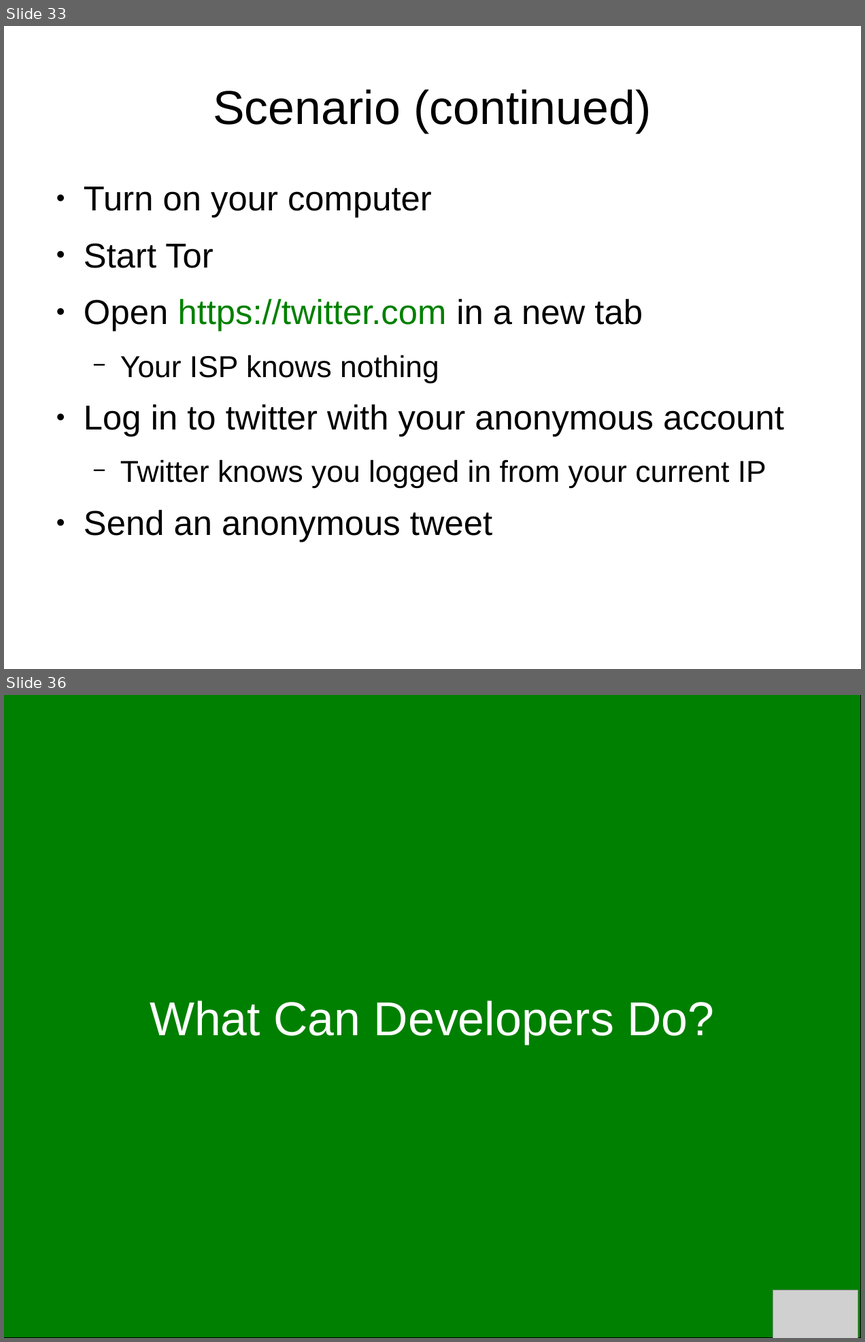
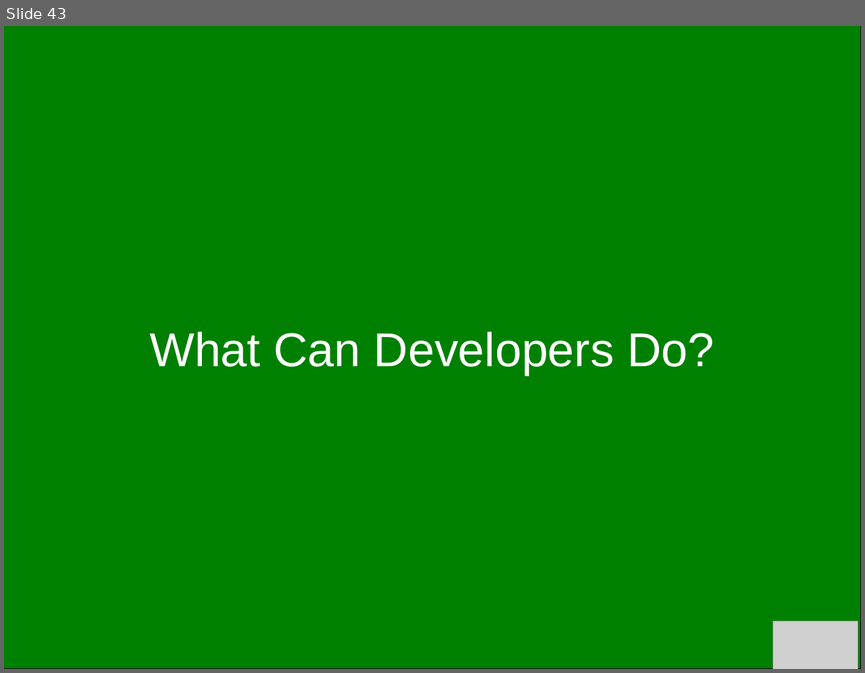
Before and after one commit to bendechrai/preso-security-privacy-anonymity, a slide deck: security-privacy-anonymity.odp. Shown one above the other, each under a label of ours: slides 33 and 36 before the commit, slide 43 after it; the slides between them are not shown. The pictures are 865x1342 and 865x673 pixels, drawn with LibreOffice and Linux fonts; fonts in the diff are those of the drawing; grey boxes stand for pictures; background and template pictures are left out. Boxes give left, top, right and bottom in pixels: in the first picture for what was removed or moved away, otherwise in the second. Text is boxed around its words. In the diff, an @@ line names an element or a change of style, - is before the commit and + after.

Commit message:
more text to screenshot conversion, a few extra bits to the last section

```diff
--- a/security-privacy-anonymity.odp
+++ b/security-privacy-anonymity.odp
@@ slide 33 removed at [4,26,861,669], background #FFFFFF @@
@@ title removed at [213,89,651,133] @@
-Scenario (continued)
@@ text removed at [84,186,784,542] @@
-● Turn on your computer
-● Start Tor
-● Open https://twitter.com in a new tab
-  − Your ISP knows nothing
-● Log in to twitter with your anonymous account
-  − Twitter knows you logged in from your current IP
-● Send an anonymous tweet
@@ what was slide 36 is now slide 43 @@
```
Also in this commit, not shown: 4 slides changed, 10 slides added, 1 other slide removed.
